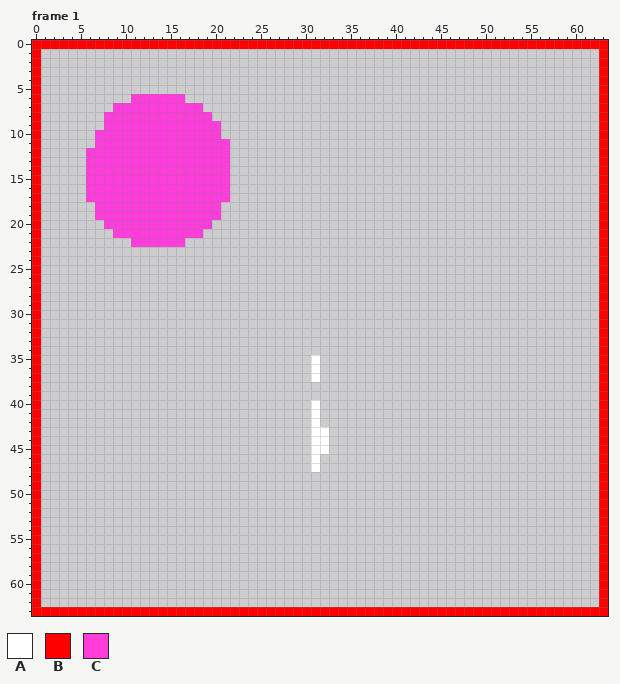
A pixel-art file gets an edit: graphics_work_files/general/projectile_impact2.aseprite. Above, as it was before the edit.
64x64 pixels, 8 frames. Shown: frame 1. The commit also changed other frames, which this record leaves out.
Visible layers, top first: "Layer 2", "Layer 1".
Palette (. is transparent): A #ffffff  B #ff0000  C #ff3ddb
Pixels before, frame 1 (only the part around the change), first column x 0:
 2 B................................
 3 B................................
 4 B................................
 5 B................................
 6 B..........CCCCCC................
 7 B........CCCCCCCCCC..............
 8 B.......CCCCCCCCCCCC.............
 9 B.......CCCCCCCCCCCCC............
10 B......CCCCCCCCCCCCCC............
11 B......CCCCCCCCCCCCCCC...........
12 B.....CCCCCCCCCCCCCCCC...........
13 B.....CCCCCCCCCCCCCCCC...........
14 B.....CCCCCCCCCCCCCCCC...........
15 B.....CCCCCCCCCCCCCCCC...........
16 B.....CCCCCCCCCCCCCCCC...........
17 B.....CCCCCCCCCCCCCCCC...........
18 B......CCCCCCCCCCCCCC............
19 B......CCCCCCCCCCCCCC............
20 B.......CCCCCCCCCCCC.............
21 B........CCCCCCCCCC..............
22 B..........CCCCCC................
23 B................................
24 B................................
25 B................................
26 B................................
27 B................................
After the commit:
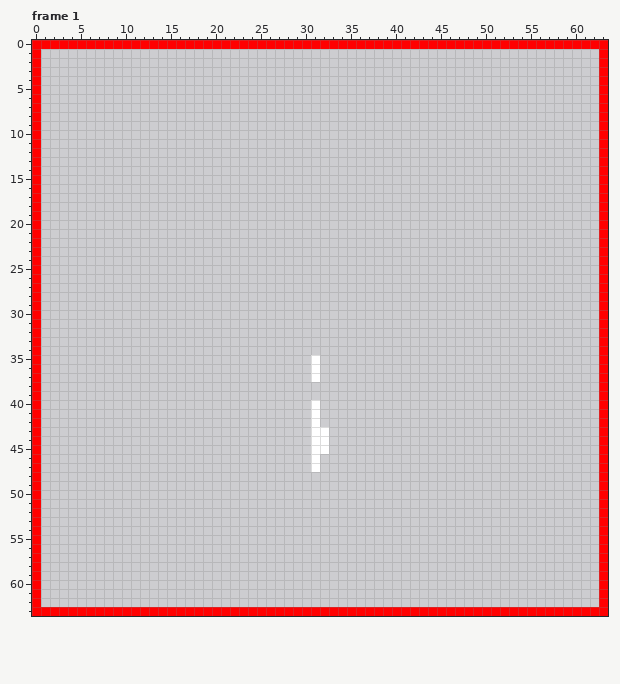
The author wrote: Bucked the indicator spots onto their own layer, for the projectile impact images.
The exact change:
Frame 1, layer "Layer 2":
y 6: x 11..16 CCCCCC -> ......
y 7: x 9..18 CCCCCCCCCC -> ..........
y 8: x 8..19 CCCCCCCCCCCC -> ............
y 9: x 8..20 CCCCCCCCCCCCC -> .............
y 10: x 7..20 CCCCCCCCCCCCCC -> ..............
y 11: x 7..21 CCCCCCCCCCCCCCC -> ...............
y 12..17: x 6..21 CCCCCCCCCCCCCCCC -> ................
y 18..19: x 7..20 CCCCCCCCCCCCCC -> ..............
y 20: x 8..19 CCCCCCCCCCCC -> ............
y 21: x 9..18 CCCCCCCCCC -> ..........
y 22: x 11..16 CCCCCC -> ......
Boxes around the changes in both pictures, in picture pixels (x1, y1, x2, y2):
erased: (86, 94, 230, 247)
